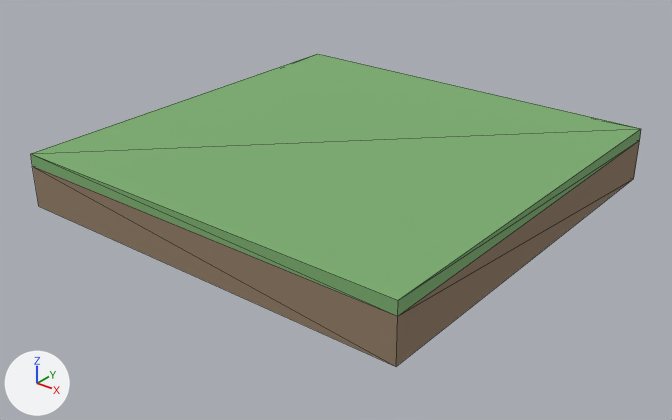
One commit to the glTF model modules/assets/internal/models/roof/roof.covering.green.glb: the scene before it, then after it.
Both versions are drawn from a 50 mm camera at (1.233, -1.578, 0.922) aimed at (0.01, -0.049, -0.026). The lights are fixed; the arrows at lower left show +X, +Y and +Z. The first picture is the older version. Mesh edges are drawn as thin lines.

The first picture shows 'main__foliage', 'main__soil'.
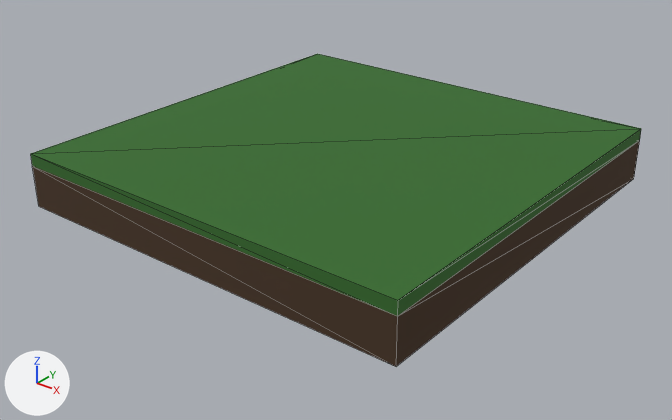
The change, as a list of edits to the scene's bpy script:
```text
Change mat_foliage:
    mat_foliage.base_color: (0.2, 0.42, 0.16) -> (0.0331, 0.147, 0.022)  # green #7cad6f -> dark green #336b29
Change mat_soil:
    mat_soil.base_color: (0.28, 0.2, 0.13) -> (0.0637, 0.0331, 0.0153)  # brown #907c65 -> brown #473321
```

Boxes [x1, y1, x2, y2] around the edits, measured in the pictures (672 x 420 px):
'main__foliage', recoloured (green to dark green)
    both: [31, 54, 641, 316]
'main__soil', recoloured (darker)
    both: [33, 140, 640, 366]
